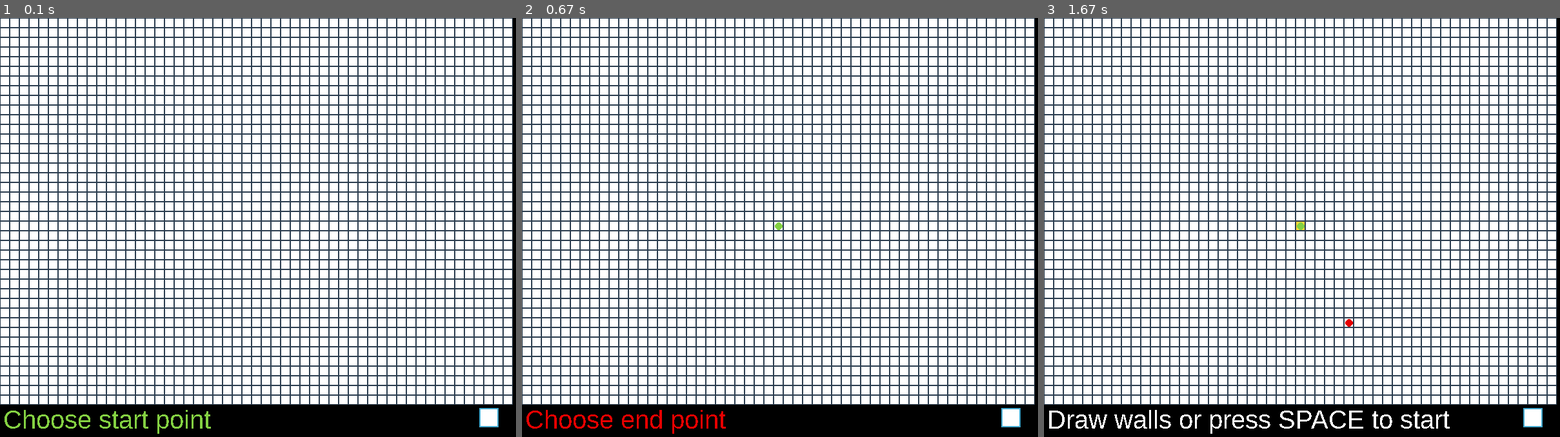
Above: before the commit, frames 1-3 (left to right).
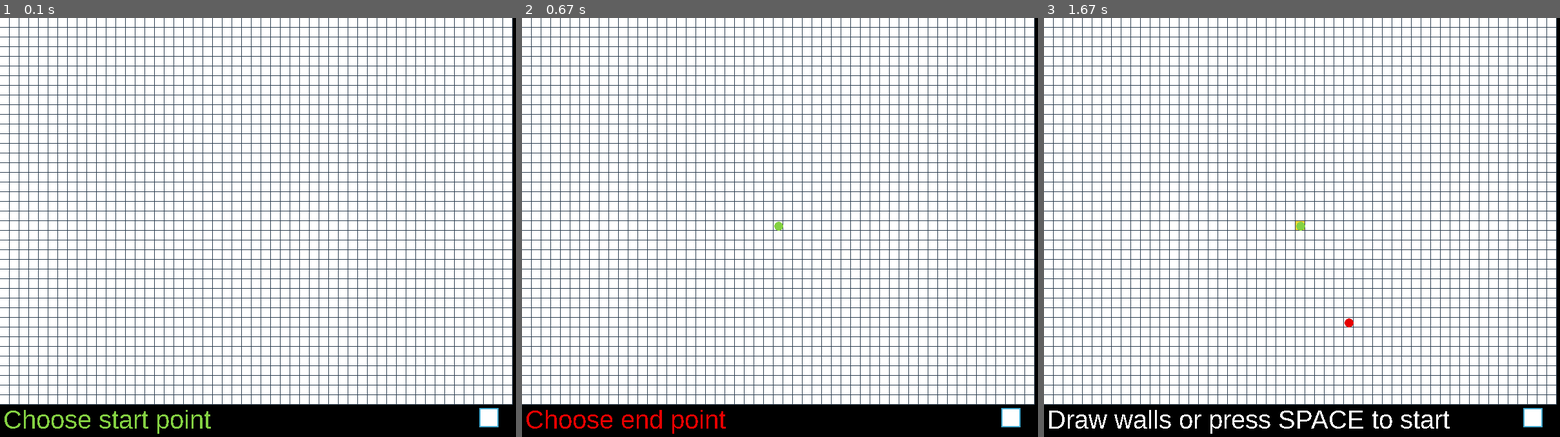
Above: after the commit, the same moments.

Repository: MrJoeKr/Pathfinding-Visualizer-Python
Game: pygame game, started from run.pyw
Two runs of this game, one before a commit and one after it. Both use one fixed random seed, a clock stepped at 60 frames per second and the inputs below.
Inputs (mouse positions are in pixels of both pictures, inside the frame that each line leads up to):
- Up to frame 1 (0.1 s): no input
- Up to frame 2 (0.67 s): click (780, 227) at 0.38 s
- Up to frame 3 (1.67 s): click (1353, 319) at 0.72 s; tap Space at 1 s

The runs differ from the first frame. In frame 1, 11% of the frame differs, in the area x 0-100%, y 0-93%; in frame 2, 11%; in frame 3, 11%.

Commit message:
Change foreground padding size

Diff:
--- a/config_constants.py
+++ b/config_constants.py
@@ -15,7 +15,7 @@
 
 # Node properties
 NODE_SIZE = 15
-FOREGROUND_PADDING = 1
+FOREGROUND_PADDING = 0.5
 WALL_COLOR = color_constants.BLACK
 NODE_COLOR = color_constants.WHITE
 NODE_BORDER_COLOR = color_constants.GRAY
